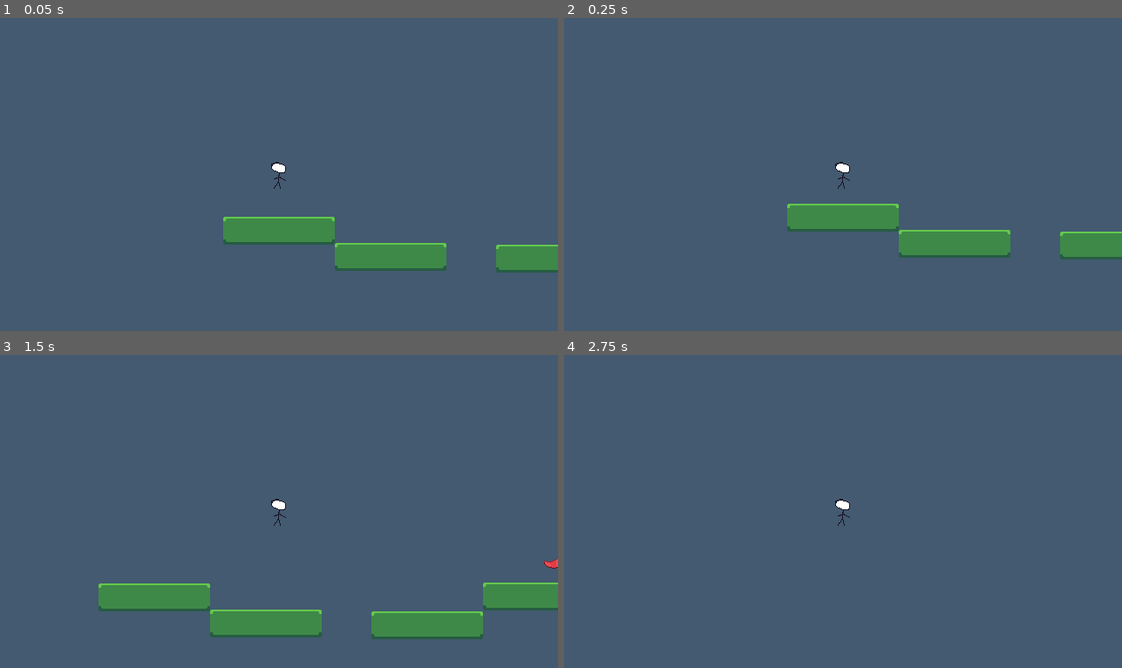
Above: before the commit, frames 1-4 (two rows, left to right).
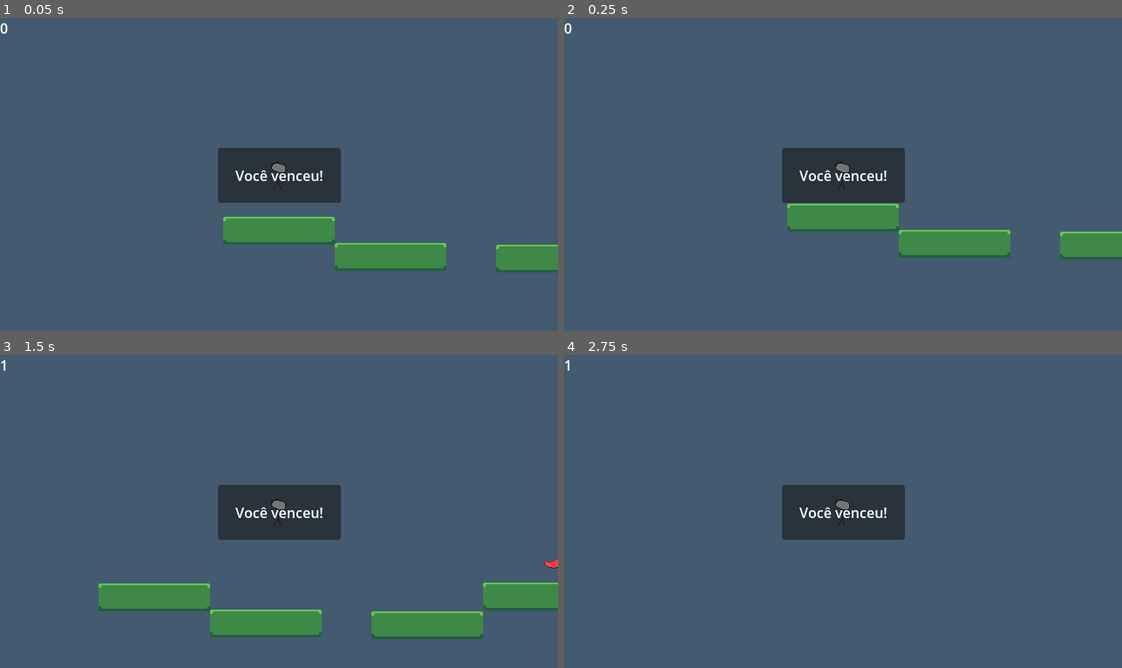
Above: after the commit, the same moments.

Repository: guilhermeoliveira-dev/Aula1-Movimento-2D
Game: Godot game, scene res://cena_gameplay.tscn
Two runs of this game, one before a commit and one after it. Both use one fixed random seed, a clock stepped at 60 frames per second and the inputs below.
Inputs:
- Up to frame 1 (0.05 s): no input
- Up to frame 2 (0.25 s): no input
- Up to frame 3 (1.5 s): tap Enter (ui_accept) at 0.5, 1.35 s; hold Enter (ui_accept) 0.53-1.28 s; hold Right (ui_right) from 0.53 s (still down)
- Up to frame 4 (2.75 s): tap Enter (ui_accept) at 1.52, 1.82 s; release Right (ui_right) at 2.03 s; hold Left (ui_left) from 2.03 s (still down); hold Enter (ui_accept) from 2.03 s (still down)

The runs differ from the first frame. In frame 1, 3.8% of the frame differs, in the area x 0-62%, y 1-60%; in frame 2, 3.8%; in frame 3, 3.8%; in frame 4, 3.8%.

Commit message:
Adicionado contador

Diff:
--- a/cena_gameplay.tscn
+++ b/cena_gameplay.tscn
@@ -108,7 +108,6 @@
 
 [node name="Fim de Jogo" type="CanvasLayer" parent="." unique_id=321607472]
 unique_name_in_owner = true
-visible = false
 
 [node name="PanelContainer" type="PanelContainer" parent="Fim de Jogo" unique_id=2078454639]
 anchors_preset = 8
@@ -134,4 +133,12 @@
 layout_mode = 2
 text = "Você venceu!"
 
+[node name="CanvasLayer" type="CanvasLayer" parent="." unique_id=2034761987]
+
+[node name="Pontos" type="Label" parent="CanvasLayer" unique_id=21360356]
+unique_name_in_owner = true
+offset_right = 40.0
+offset_bottom = 23.0
+text = "0"
+
 [connection signal="body_entered" from="Bandeira" to="Bandeira" method="_on_body_entered"]
--- a/player.gd
+++ b/player.gd
@@ -5,6 +5,8 @@
 var GRAVIDADE: float = 8
 var VELOCIDADE: float = 150
 var PULO: float = 300
+
+var pontos: int = 0
 
 func _physics_process(_delta):
 
@@ -34,6 +36,8 @@
 	if event.is_action_pressed("ui_up") or event.is_action_pressed("ui_accept"):
 		if is_on_floor():
 			velocity.y = -PULO
+			pontos = pontos + 1
+			%Pontos.text = str(pontos)
 
 	# Aplicação do método n.1 para detectar inputs:
 	# Essa forma perde um pouco de valor pois não temos como controlar facilmente quando aceleramos
--- a/project.godot
+++ b/project.godot
@@ -12,7 +12,7 @@
 
 config/name="Aula1-Movimento-2D"
 run/main_scene="uid://0kxkjyoif7v3"
-config/features=PackedStringArray("4.6", "Forward Plus")
+config/features=PackedStringArray("4.7", "Forward Plus")
 config/icon="res://icon.svg"
 
 [display]
